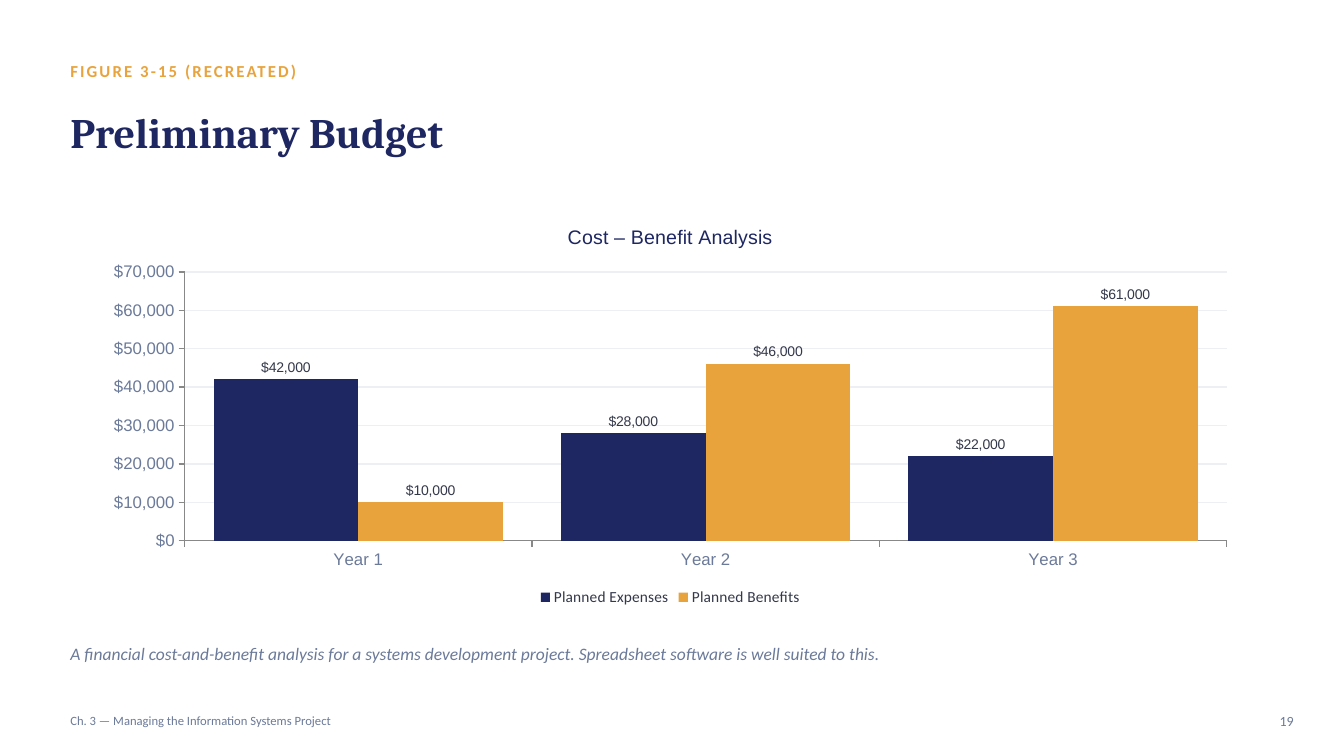
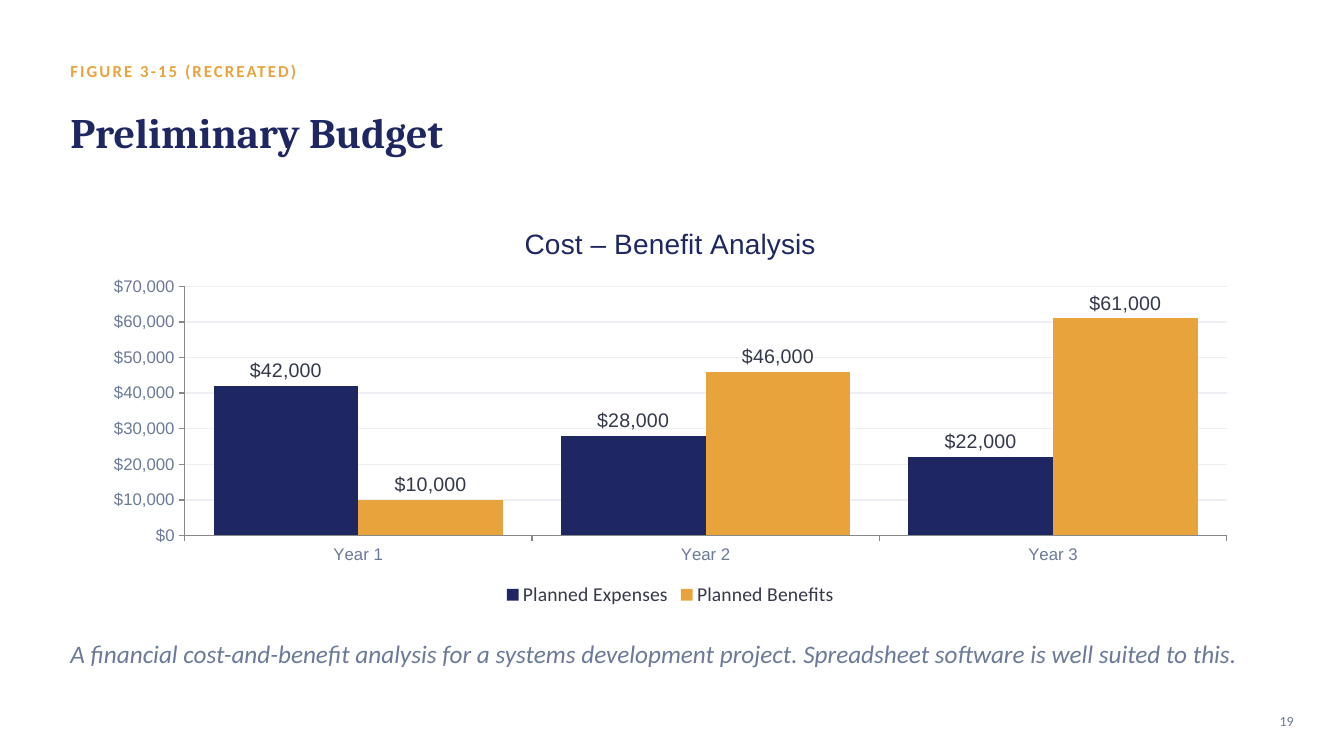
Before and after one commit to shakiliitju/Masters-in-IT, a slide deck: slide 16 of Chapter One 1448/IT 611_Advanced Information Systems Analysis and Design/Lectute Slides/hoffer_msad6e_ch03_updated.pptx. Drawn at 1344x756 pixels with LibreOffice and Linux fonts; fonts in the diff are those of the drawing. Boxes give left, top, right and bottom in pixels: in the first picture for what was removed or moved away, otherwise in the second. Text is boxed around its words. In the diff, an @@ line names an element or a change of style, - is before the commit and + after.

Commit message:
Update IT course lecture materials
Added updated lecture slide PDFs and PowerPoint files for IT 611 Systems Analysis and Design and IT 641 Data Management and Governance, including new Week 1 and revised chapter materials. Removed older ER/SQL lecture files that were superseded by the refreshed course content.

```diff
--- a/Chapter One 1448/IT 611_Advanced Information Systems Analysis and Design/Lectute Slides/hoffer_msad6e_ch03_updated.pptx
+++ b/Chapter One 1448/IT 611_Advanced Information Systems Analysis and Design/Lectute Slides/hoffer_msad6e_ch03_updated.pptx
@@ column chart at (x1=91, y1=208, x2=1250, y2=611) @@
@@ data labels of Planned Expenses changed @@
@@ data labels of Planned Benefits changed @@
@@ legend changed @@
@@ text "A financial cost-and-benefit analysis for ..." at (x1=70, y1=645, x2=1236, y2=668): size 12.5 to 18 pt @@
@@ text removed at (x1=70, y1=716, x2=331, y2=727) @@
-Ch. 3 — Managing the Information Systems Project
```
Also in this commit, not shown: 24 other slides changed, 9 other files.
